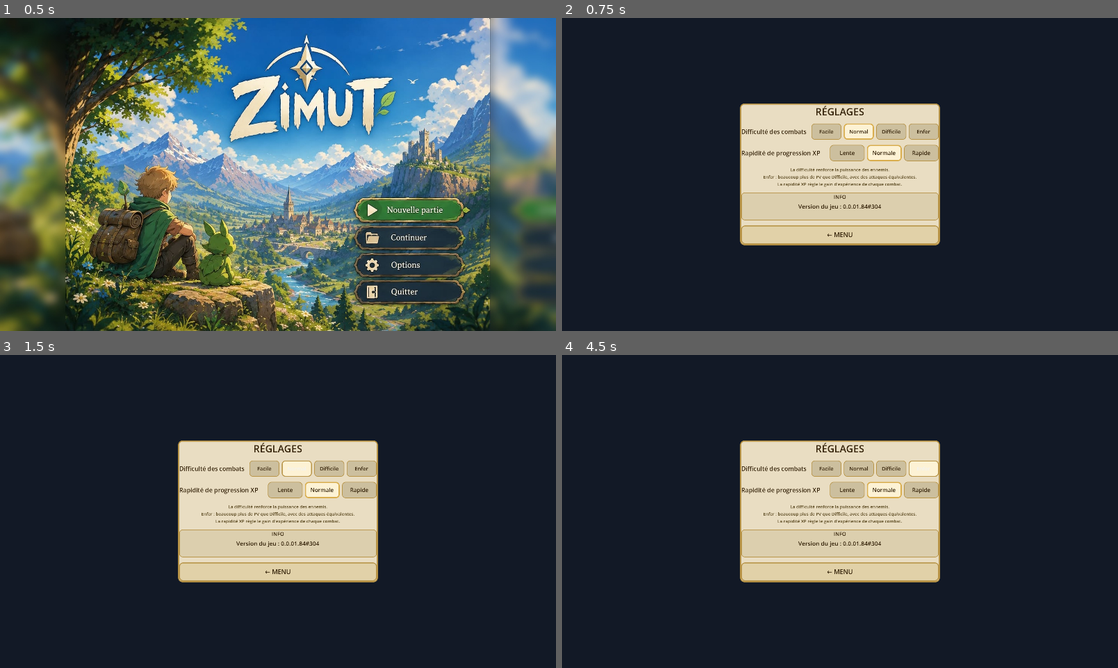
Above: before the commit, frames 1-4 (two rows, left to right).
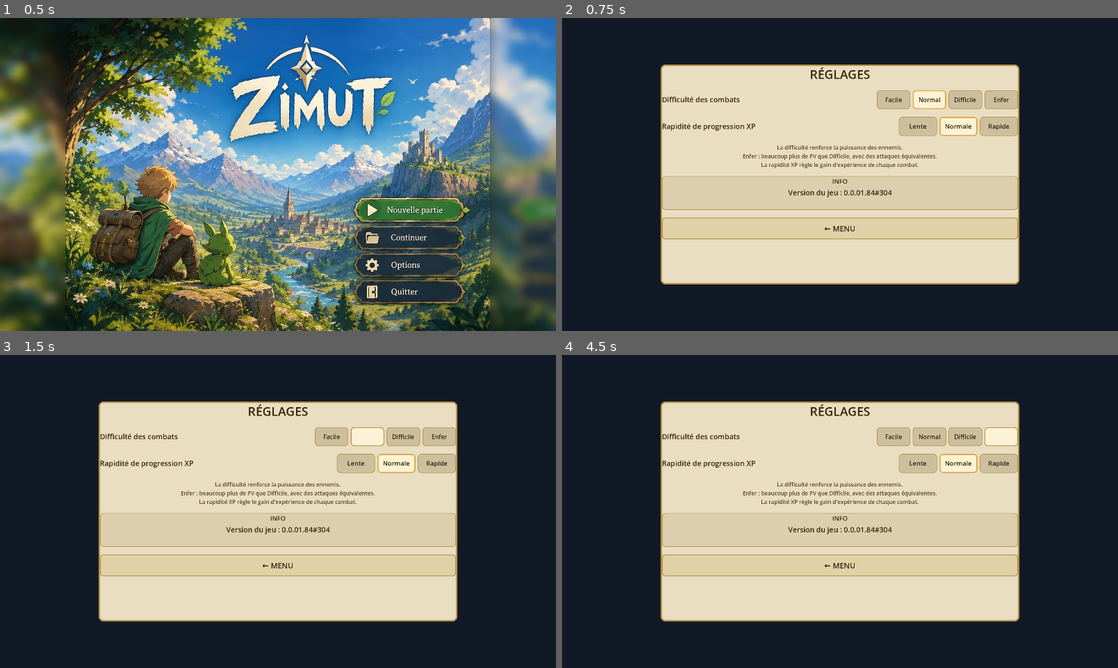
Above: after the commit, the same moments.

Repository: CharlieG42/Zimut
Game: Godot game, scene res://scenes/MainMenu.tscn
Same seed, same stepped clock (60 frames per second), same inputs: the game is played once before the commit and once after it.
Inputs (mouse positions are in pixels of both pictures, inside the frame that each line leads up to):
- Up to frame 1 (0.5 s): no input
- Up to frame 2 (0.75 s): click (973, 265) at 0.5 s
- Up to frame 3 (1.5 s): click "Normal" at 1.25 s
- Up to frame 4 (4.5 s): click "Normal" at 2 s; click "Facile" at 2.75 s; click "Difficile" at 3.5 s; click "Enfer" at 4.25 s

Frame 1 is identical in both runs. In frame 2, 34% of the frame differs, in the area x 17-83%, y 14-86%; in frame 3, 34%; in frame 4, 35%.

Commit message:
Agrandir la fenêtre Options et améliorer la lisibilité

Diff:
--- a/prototype/zimut/scripts/SettingsUI.gd
+++ b/prototype/zimut/scripts/SettingsUI.gd
@@ -22,16 +22,21 @@
 	root.add_child(center)
 
 	var panel := PanelContainer.new()
-	panel.add_theme_stylebox_override("panel", _flat(COL_PANEL, COL_BORDER, 14, 4))
+	panel.custom_minimum_size = Vector2(1240, 760)
+	panel.add_theme_stylebox_override("panel", _flat(COL_PANEL, COL_BORDER, 18, 5))
 	center.add_child(panel)
 
 	var box := VBoxContainer.new()
-	box.add_theme_constant_override("separation", 18)
+	box.add_theme_constant_override("separation", 26)
+	box.add_theme_constant_override("margin_left", 34)
+	box.add_theme_constant_override("margin_right", 34)
+	box.add_theme_constant_override("margin_top", 28)
+	box.add_theme_constant_override("margin_bottom", 28)
 	panel.add_child(box)
 
 	var title := Label.new()
 	title.text = "RÉGLAGES"
-	title.add_theme_font_size_override("font_size", 34)
+	title.add_theme_font_size_override("font_size", 42)
 	title.add_theme_color_override("font_color", COL_TXT)
 	title.horizontal_alignment = HORIZONTAL_ALIGNMENT_CENTER
 	box.add_child(title)
@@ -44,7 +49,7 @@
 
 	var hint := Label.new()
 	hint.text = "La difficulté renforce la puissance des ennemis.\nEnfer : beaucoup plus de PV que Difficile, avec des attaques équivalentes.\nLa rapidité XP règle le gain d'expérience de chaque combat."
-	hint.add_theme_font_size_override("font_size", 15)
+	hint.add_theme_font_size_override("font_size", 19)
 	hint.add_theme_color_override("font_color", Color(0.35, 0.28, 0.12))
 	hint.horizontal_alignment = HORIZONTAL_ALIGNMENT_CENTER
 	hint.autowrap_mode = TextServer.AUTOWRAP_WORD_SMART
@@ -52,7 +57,7 @@
 
 	# Informations de build : le numéro final correspond au numéro de PR.
 	var info_panel := PanelContainer.new()
-	info_panel.custom_minimum_size = Vector2(0, 96)
+	info_panel.custom_minimum_size = Vector2(0, 116)
 	info_panel.add_theme_stylebox_override("panel", _flat(Color(0.86, 0.81, 0.68, 0.96), COL_BORDER, 12, 2))
 	box.add_child(info_panel)
 
@@ -62,7 +67,7 @@
 
 	var info_title := Label.new()
 	info_title.text = "INFO"
-	info_title.add_theme_font_size_override("font_size", 18)
+	info_title.add_theme_font_size_override("font_size", 22)
 	info_title.add_theme_color_override("font_color", COL_TXT)
 	info_title.horizontal_alignment = HORIZONTAL_ALIGNMENT_CENTER
 	info_box.add_child(info_title)
@@ -70,15 +75,15 @@
 	var version_label := Label.new()
 	var game_version: String = str(ProjectSettings.get_setting("application/config/version", "0.0.01.84"))
 	version_label.text = "Version du jeu : %s" % game_version
-	version_label.add_theme_font_size_override("font_size", 20)
+	version_label.add_theme_font_size_override("font_size", 25)
 	version_label.add_theme_color_override("font_color", COL_TXT)
 	version_label.horizontal_alignment = HORIZONTAL_ALIGNMENT_CENTER
 	info_box.add_child(version_label)
 
 	var back := Button.new()
 	back.text = "← MENU"
-	back.custom_minimum_size = Vector2(0, 64)
-	back.add_theme_font_size_override("font_size", 22)
+	back.custom_minimum_size = Vector2(0, 76)
+	back.add_theme_font_size_override("font_size", 26)
 	back.add_theme_color_override("font_color", COL_TXT)
 	back.add_theme_stylebox_override("normal", _flat(Color(0.88, 0.82, 0.66), COL_BORDER, 12, 3))
 	back.add_theme_stylebox_override("hover", _flat(Color(0.99, 0.95, 0.83), COL_BORDER, 12, 3))
@@ -93,7 +98,7 @@
 
 	var lbl := Label.new()
 	lbl.text = label_txt
-	lbl.add_theme_font_size_override("font_size", 21)
+	lbl.add_theme_font_size_override("font_size", 25)
 	lbl.add_theme_color_override("font_color", COL_TXT)
 	lbl.size_flags_horizontal = Control.SIZE_EXPAND_FILL
 	row.add_child(lbl)
@@ -106,8 +111,8 @@
 	for i: int in range(options.size()):
 		var opt := Button.new()
 		opt.text = options[i]
-		opt.custom_minimum_size = Vector2(option_width, 56)
-		opt.add_theme_font_size_override("font_size", 18 if options.size() >= 4 else 19)
+		opt.custom_minimum_size = Vector2(option_width + 12.0, 66)
+		opt.add_theme_font_size_override("font_size", 21 if options.size() >= 4 else 22)
 		opt.focus_mode = Control.FOCUS_NONE
 		_refresh_opt(opt, i == current)
 		var idx_ref: int = i
